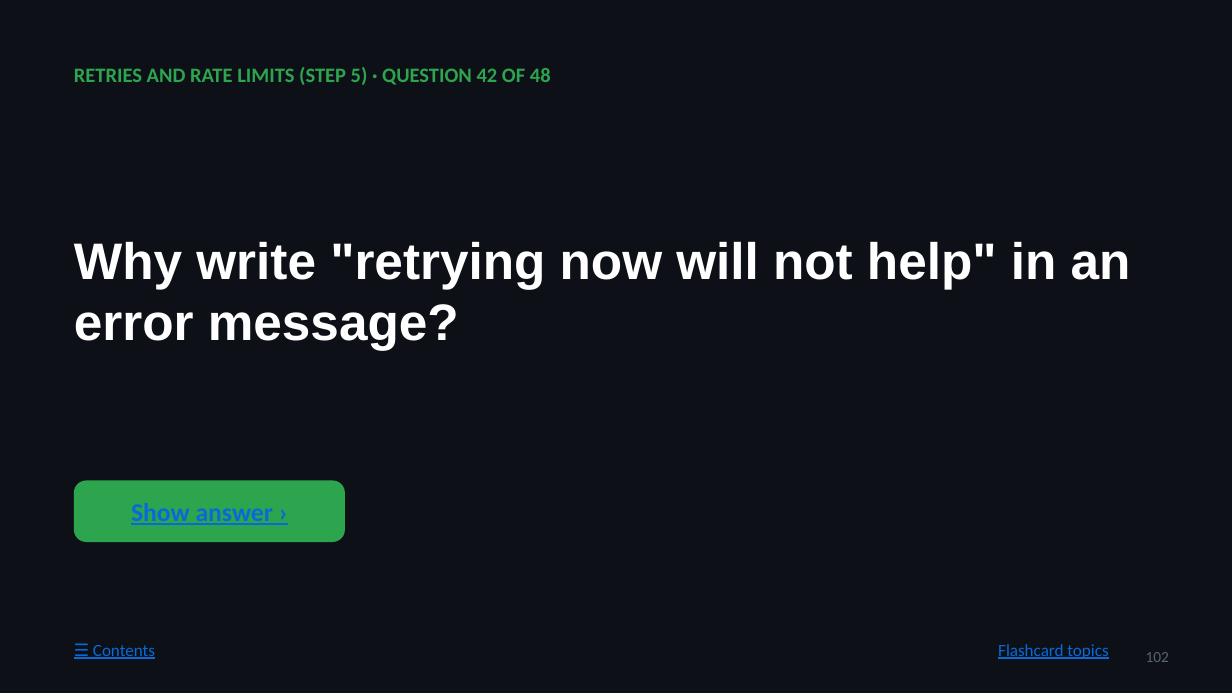
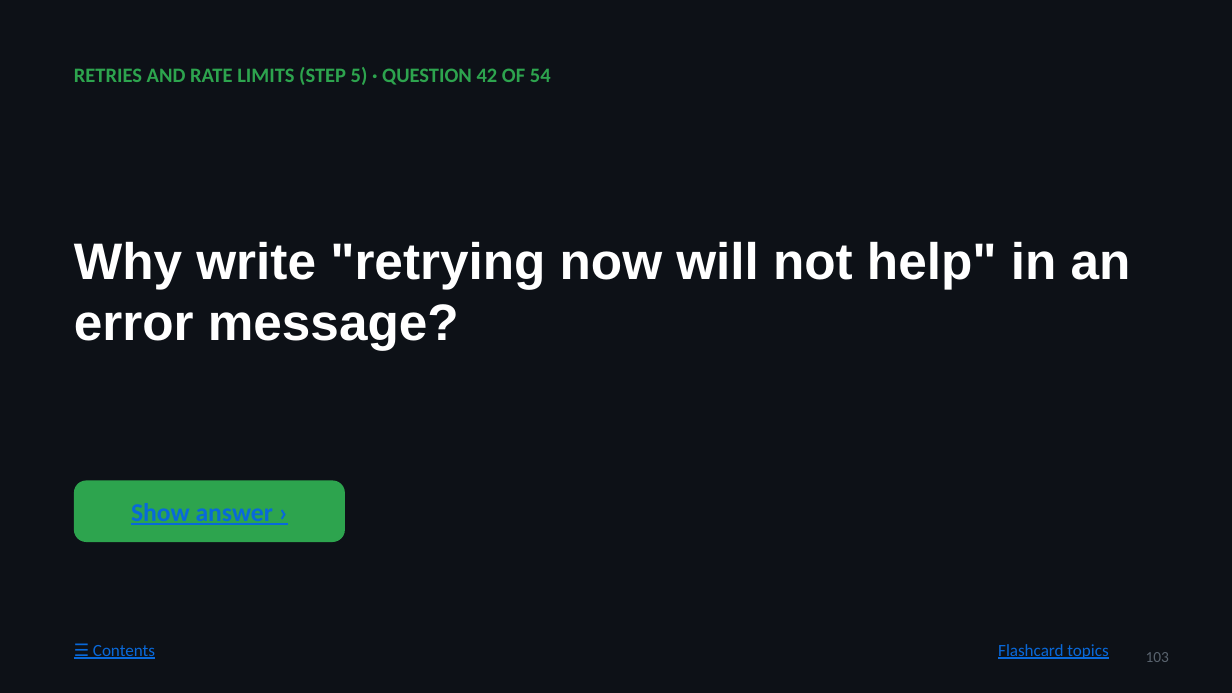
Before and after one commit to prasad976999/github-mcp-server, a slide deck: slide 103 of docs/STUDY-GUIDE.pptx (slide 102 before the commit). Drawn at 1232x693 pixels with LibreOffice and Linux fonts; fonts in the diff are those of the drawing. Boxes give left, top, right and bottom in pixels: in the first picture for what was removed or moved away, otherwise in the second. Text is boxed around its words. In the diff, an @@ line names an element or a change of style, - is before the commit and + after.

```diff
--- a/docs/STUDY-GUIDE.pptx
+++ b/docs/STUDY-GUIDE.pptx
@@ text at [74, 67, 551, 85]: text changed @@
-RETRIES AND RATE LIMITS (STEP 5) · QUESTION 42 OF 48
+RETRIES AND RATE LIMITS (STEP 5) · QUESTION 42 OF 54
```
Also in this commit, not shown: 52 other slides changed, 13 slides added, 12 other files.
